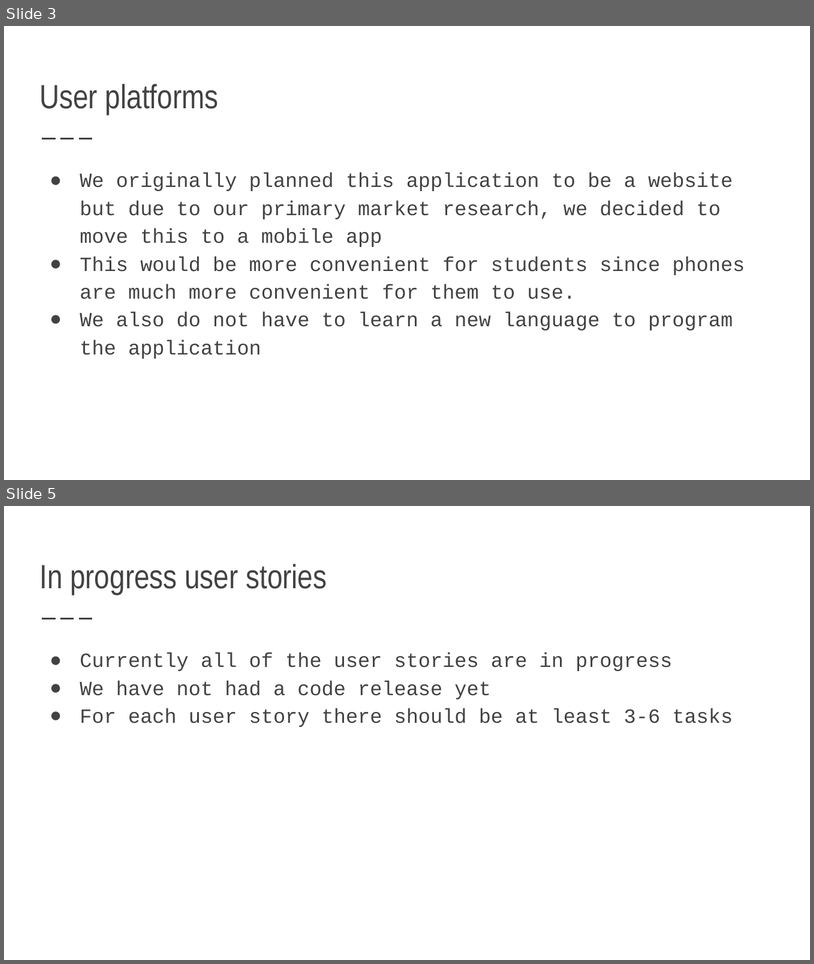
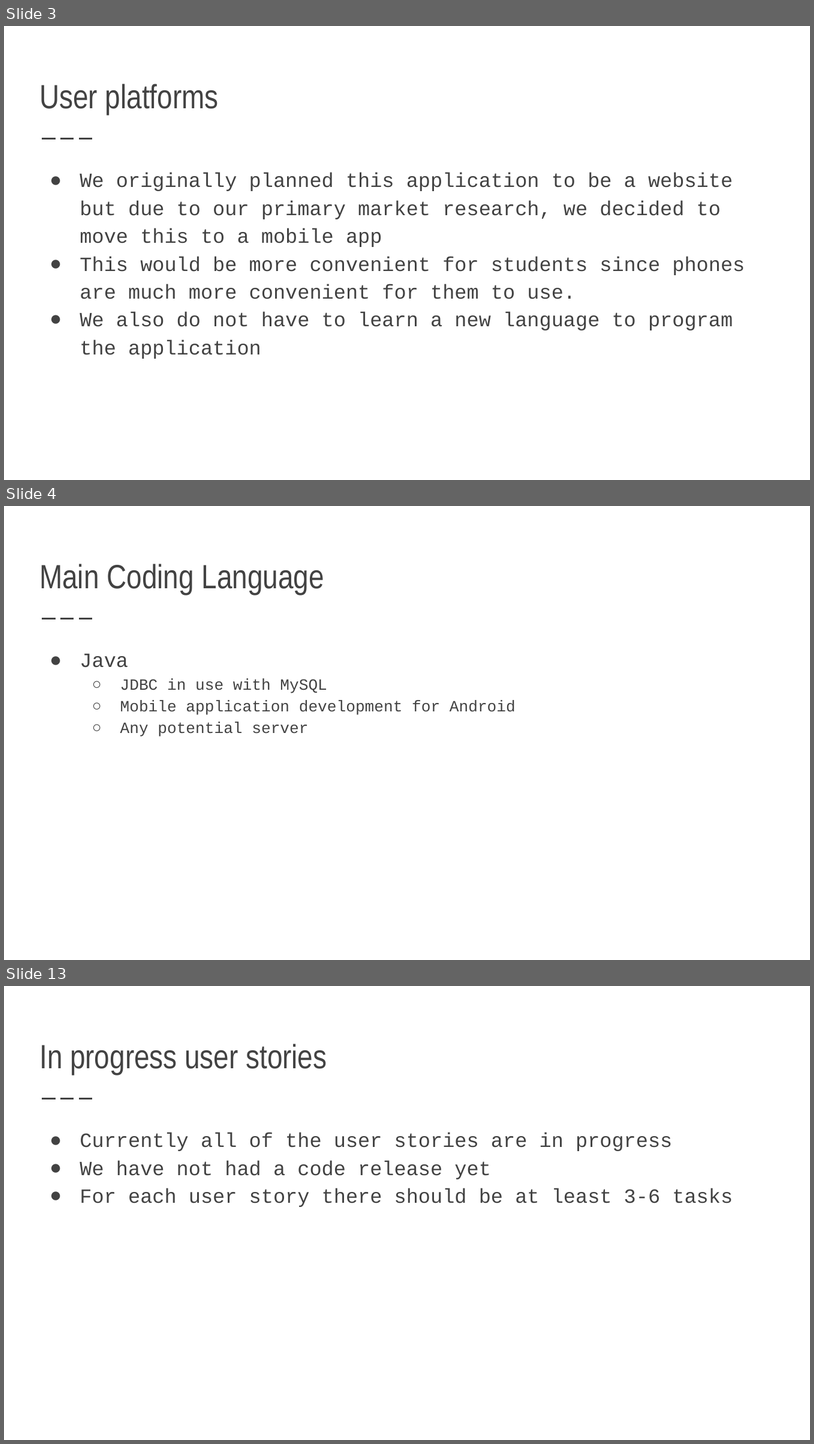
Before and after one commit to 491Project/491Project, a slide deck: Presentation Slides/Sprint 1 Presentation.pptx. Shown one above the other, each under a label of ours: slides 3 and 5 before the commit, slides 3, 4 and 13 after it; the slides between them are not shown. The pictures are 814x964 and 814x1444 pixels, drawn with LibreOffice and Linux fonts; fonts in the diff are those of the drawing. Boxes give left, top, right and bottom in pixels: in the first picture for what was removed or moved away, otherwise in the second. Text is boxed around its words. In the diff, an @@ line names an element or a change of style, - is before the commit and + after.

```diff
--- a/Presentation Slides/Sprint 1 Presentation.pptx
+++ b/Presentation Slides/Sprint 1 Presentation.pptx
@@ slide 4 added at bbox=[4, 506, 810, 960], background #FFFFFF; not listed: 1 template element that a slide beside it also shows @@
@@ title added at bbox=[39, 564, 324, 594], 30 pt, text #424242 @@
+Main Coding Language
@@ text added at bbox=[80, 654, 516, 736], 14 pt, text #424242 @@
+● Java
+  ○ JDBC in use with MySQL
+  ○ Mobile application development for Android
+  ○ Any potential server
@@ what was slide 5 is now slide 13 @@
```
Also in this commit, not shown: 3 slides changed, 8 other slides added, 1 slide removed, 1 other file.
